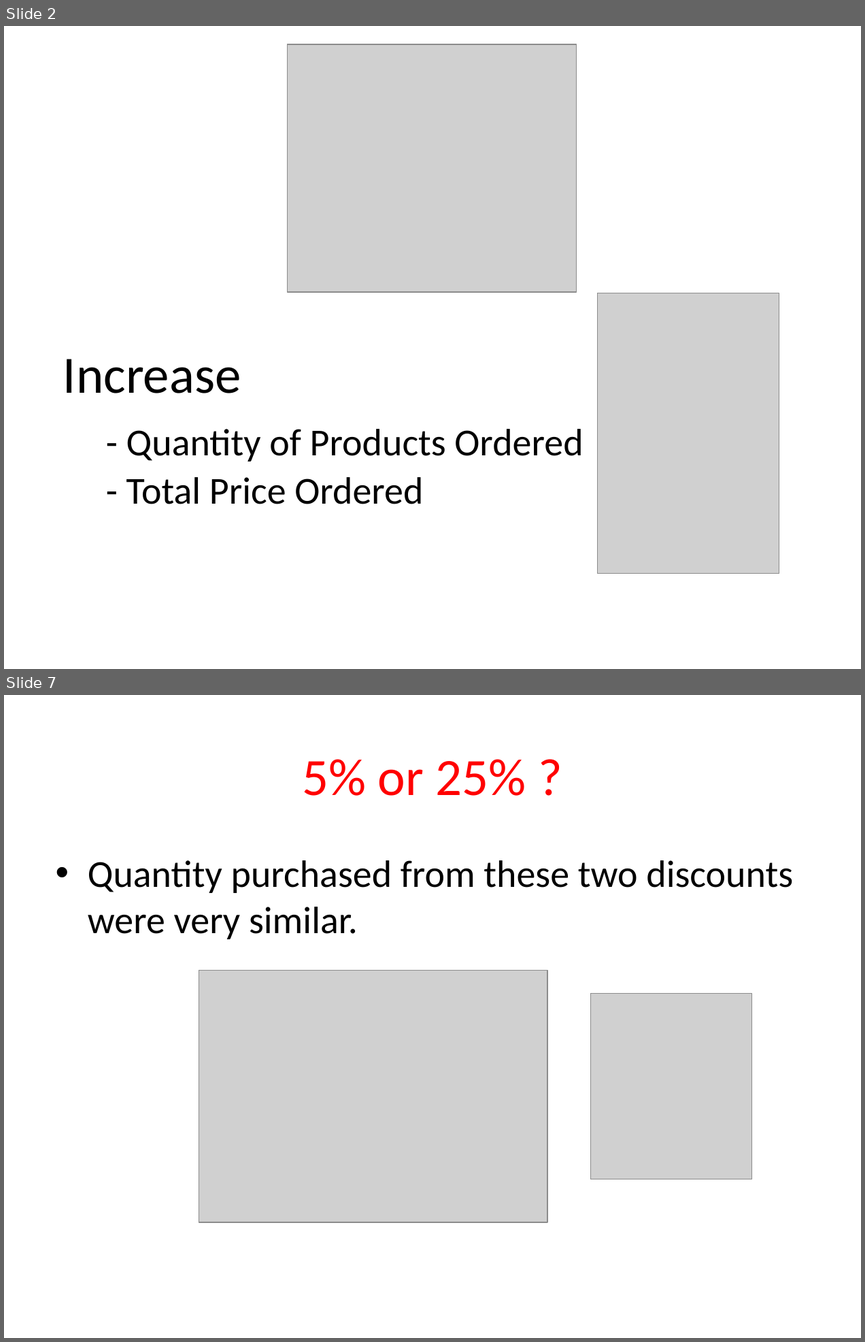
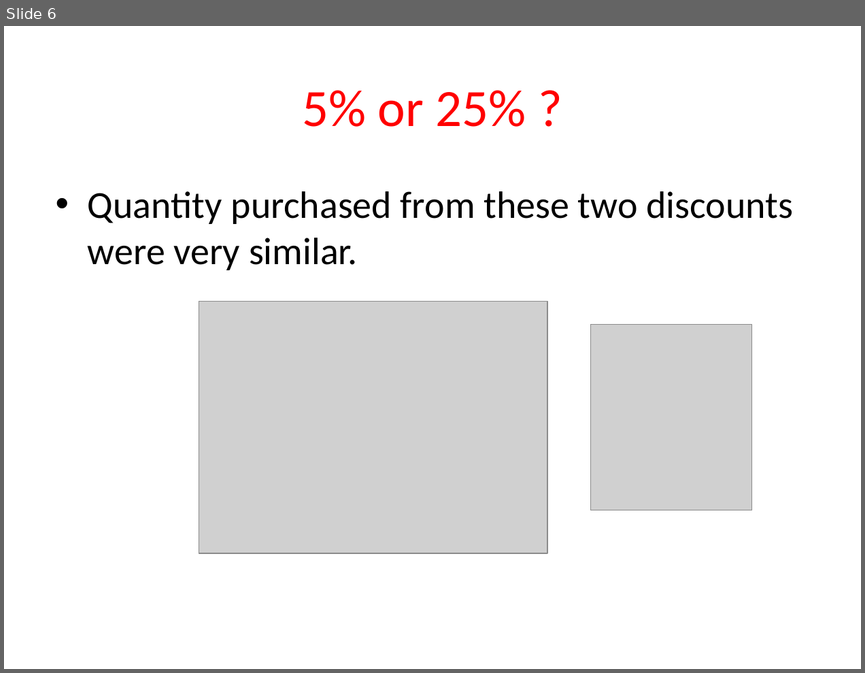
Before and after one commit to Sue-Mir/Module2_Project_Hypothesis_Testing, a slide deck: Project2_HypothesisTesting_NonTechnicalPresentation.pptx. Shown one above the other, each under a label of ours: slides 2 and 7 before the commit, slide 6 after it; the slides between them are not shown. The pictures are 865x1342 and 865x673 pixels, drawn with LibreOffice and Linux fonts; fonts in the diff are those of the drawing; grey boxes stand for pictures. Boxes give left, top, right and bottom in pixels: in the first picture for what was removed or moved away, otherwise in the second. Text is boxed around its words. In the diff, an @@ line names an element or a change of style, - is before the commit and + after.

```diff
--- a/Project2_HypothesisTesting_NonTechnicalPresentation.pptx
+++ b/Project2_HypothesisTesting_NonTechnicalPresentation.pptx
@@ slide 2 removed at box(4, 26, 861, 669), background #FFFFFF @@
@@ picture removed at box(288, 45, 577, 293) @@
@@ picture removed at box(597, 293, 779, 573) @@
@@ title removed at box(63, 359, 583, 504) @@
-Increase
-- Quantity of Products Ordered
-- Total Price Ordered
@@ what was slide 7 is now slide 6 @@
```
Also in this commit, not shown: 5 slides changed, 6 slides added, 2 other slides removed.
